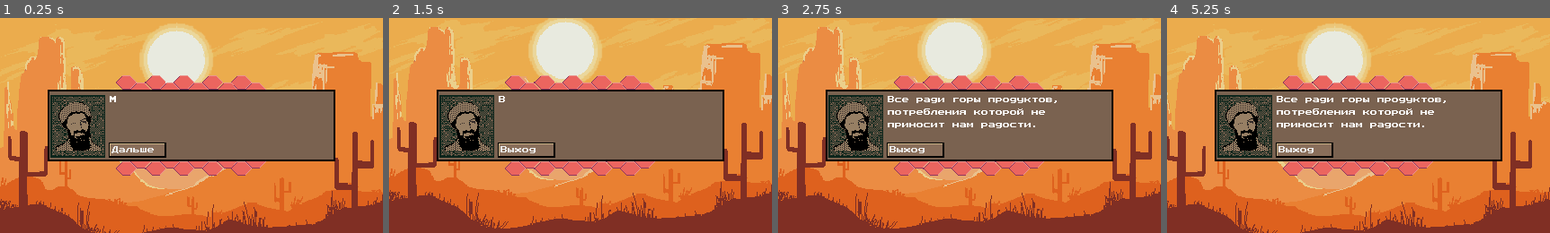
Above: before the commit, frames 1-4 (left to right).
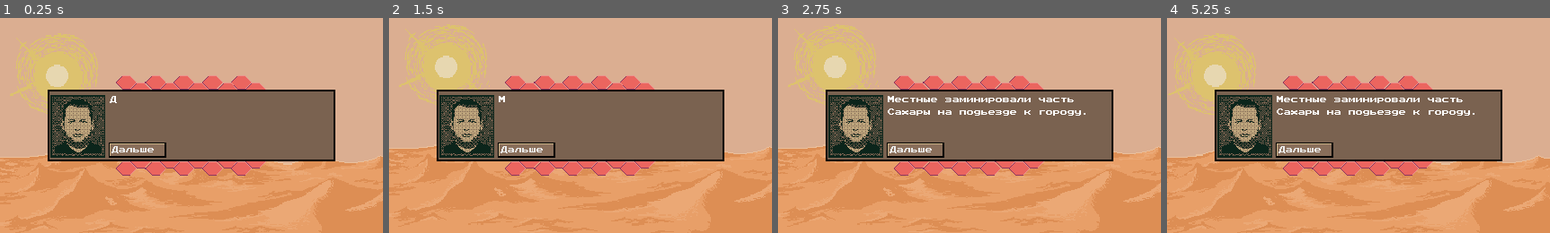
Above: after the commit, the same moments.

Repository: vitalya-dev/Frank
Game: Godot game, scene res://Scenes/Game.tscn
The game is run twice, just before and just after one commit, with the same random seed, the same clock (stepped at 60 frames per second) and the same inputs. Sound files missing from this copy of the repository are replaced by a short silence.
Inputs (mouse positions are in pixels of both pictures, inside the frame that each line leads up to):
- Up to frame 1 (0.25 s): no input
- Up to frame 2 (1.5 s): click "Дальше" at 0.5 s; click "Дальше" at 1.25 s
- Up to frame 3 (2.75 s): click "Выход" (after the commit: "Дальше") at 2 s
- Up to frame 4 (5.25 s): move the mouse to (1293, 82) at 2.77 s; click (1293, 82) at 2.92 s; move the mouse to (1324, 82) at 3.52 s; click (1324, 82) at 3.67 s; move the mouse to (1350, 82) at 4.27 s; click (1350, 82) at 4.42 s; move the mouse to (1381, 82) at 5.02 s; click (1381, 82) at 5.17 s

The runs differ from the first frame. In frame 1, 68% of the frame differs, in the area x 0-100%, y 0-100%; in frame 2, 69%; in frame 3, 70%; in frame 4, 69%.

Commit message:
Working.

Diff:
--- a/Scenes/Game.gd
+++ b/Scenes/Game.gd
@@ -10,7 +10,7 @@
 	'res://Scenes/Level_2/Level_2.tscn', 'res://Scenes/Level_3/Level_3.tscn', 'res://Scenes/Level_4/Level_4.tscn'
 ]
 
-var current_level = 5
+var current_level = 2
 
 # Called when the node enters the scene tree for the first time.
 func _ready():
--- a/Scenes/Level_0/Level_0.gd
+++ b/Scenes/Level_0/Level_0.gd
@@ -33,6 +33,7 @@
 	music = [preload("res://Assets/Sounds/Gravity Falls Opening (8-Bit Remix)-54452827.mp3")]
 	mines = 2
 	bg_frame = 0
+	scores_in_sec *= 4
 	_start_level()
 
 func _mission(part):
--- a/Scenes/Shared/BaseLevel.gd
+++ b/Scenes/Shared/BaseLevel.gd
@@ -55,7 +55,7 @@
 func _setup_gameplay(music):
 	$Music.stream = music
 	$Score.reset()
-	$Score.max_value = music.get_length() * scores_in_sec
+	$Score.max_value = int(music.get_length() * scores_in_sec)
 
 
 func _create_particles():
--- a/Scenes/Shared/Particles.tscn
+++ b/Scenes/Shared/Particles.tscn
@@ -29,8 +29,8 @@
 angle_random = 1.0
 scale_random = 0.1
 scale_curve = SubResource( 3 )
-anim_speed = 20.0
-anim_speed_random = 1.0
+anim_speed = 15.0
+anim_speed_random = 0.1
 anim_offset_random = 1.0
 
 [node name="Particles" type="Particles2D"]
